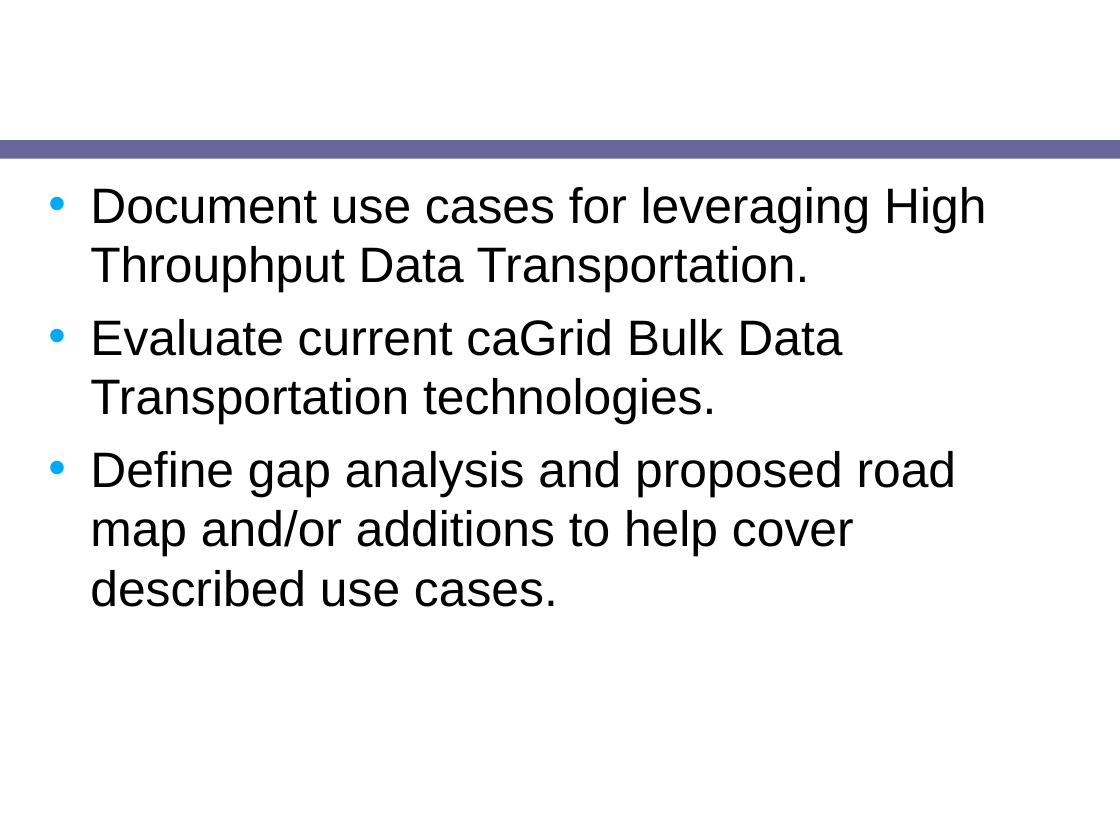
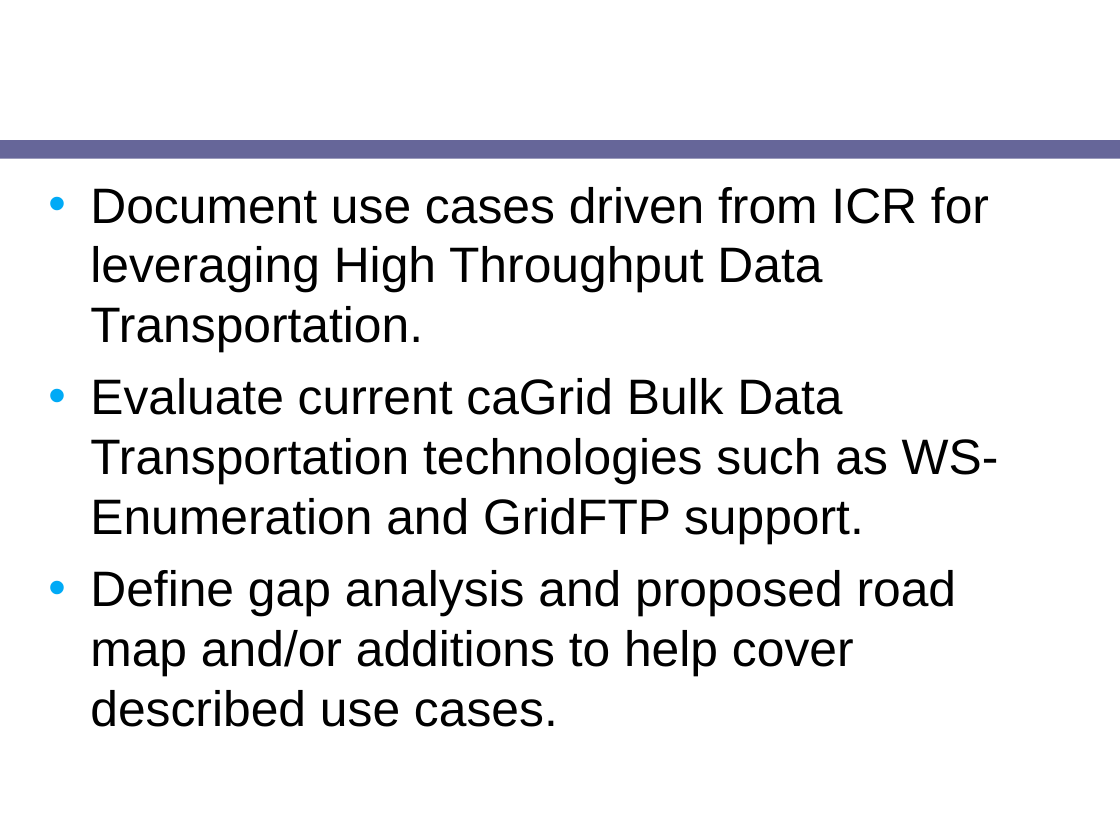
Before and after one commit to NCIP/cagrid-docs, a slide deck: slide 4 of presentations/200708_VCDE_ARCH/20070807_Day2_ICR-HTP-update.ppt. Drawn at 1120x840 pixels with LibreOffice and Linux fonts; fonts in the diff are those of the drawing; background and template pictures are left out. Boxes give left, top, right and bottom in pixels: in the first picture for what was removed or moved away, otherwise in the second. Text is boxed around its words. In the diff, an @@ line names an element or a change of style, - is before the commit and + after.

```diff
--- a/presentations/200708_VCDE_ARCH/20070807_Day2_ICR-HTP-update.ppt
+++ b/presentations/200708_VCDE_ARCH/20070807_Day2_ICR-HTP-update.ppt
@@ text at (90, 187, 999, 544): text changed @@
-• Document use cases for leveraging High Throuphput Data Transportation.
-• Evaluate current caGrid Bulk Data Transportation technologies.
+• Document use cases driven from ICR for leveraging High Throughput Data Transportation.
+• Evaluate current caGrid Bulk Data Transportation technologies such as WS-Enumeration and GridFTP support.
```
Also in this commit, not shown: 4 other slides changed, 4 slides added, 1 slide removed.
